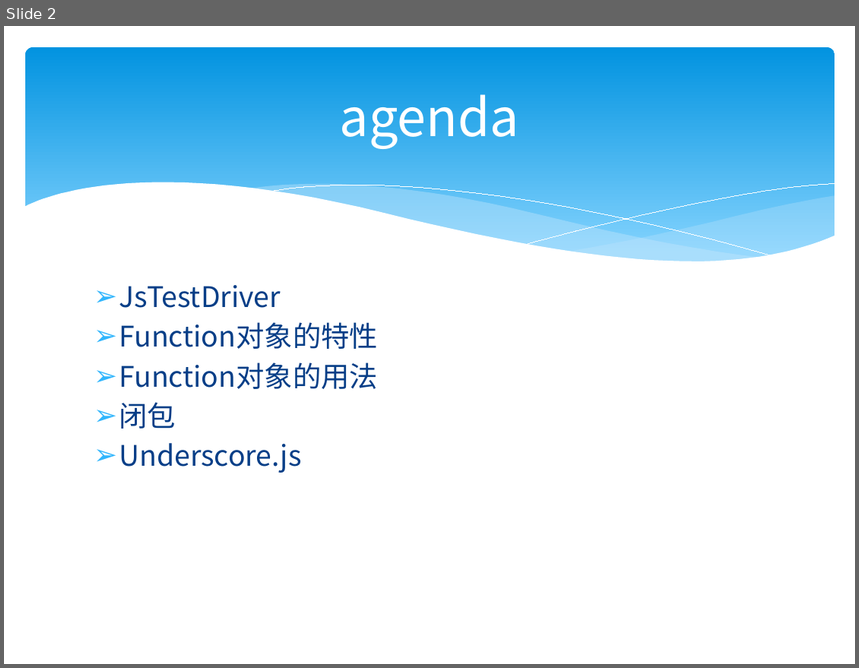
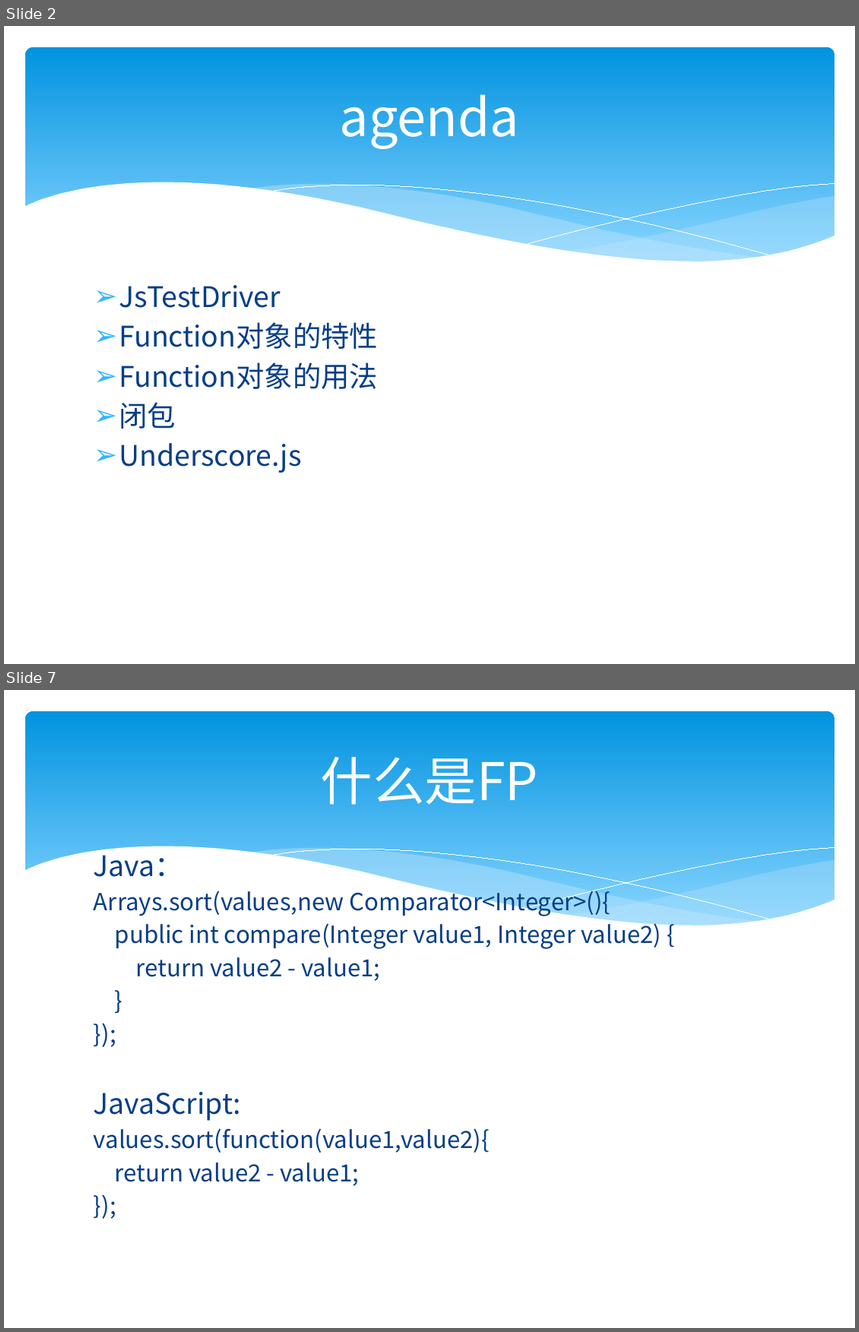
Before and after one commit to zjumty/jsfunc_training, a slide deck: JavaScriptFunctionObject.pptx. Shown one above the other, each under a label of ours: slide 2 before the commit, slides 2 and 7 after it; the slides between them are not shown. The pictures are 859x668 and 859x1332 pixels, drawn with LibreOffice and Linux fonts; fonts in the diff are those of the drawing. Boxes give left, top, right and bottom in pixels: in the first picture for what was removed or moved away, otherwise in the second. Text is boxed around its words. In the diff, an @@ line names an element or a change of style, - is before the commit and + after.

```diff
--- a/JavaScriptFunctionObject.pptx
+++ b/JavaScriptFunctionObject.pptx
@@ slide 7 added at (4, 690, 855, 1328), background #FFFFFF; not listed: 6 template elements that a slide beside it also shows @@
@@ title added at (321, 757, 539, 805), 44 pt, text #FFFFFF @@
+什么是FP
@@ text added at (94, 847, 661, 1186), 20 pt, text #073E87 @@
+Java：
+Arrays.sort(values,new Comparator<Integer>(){
+public int compare(Integer value1, Integer value2) {
+return value2 - value1;
+}
+});
+JavaScript:
+values.sort(function(value1,value2){
+return value2 - value1;
+});
```
Also in this commit, not shown: 1 slide changed, 7 other slides added, 3 other files.
